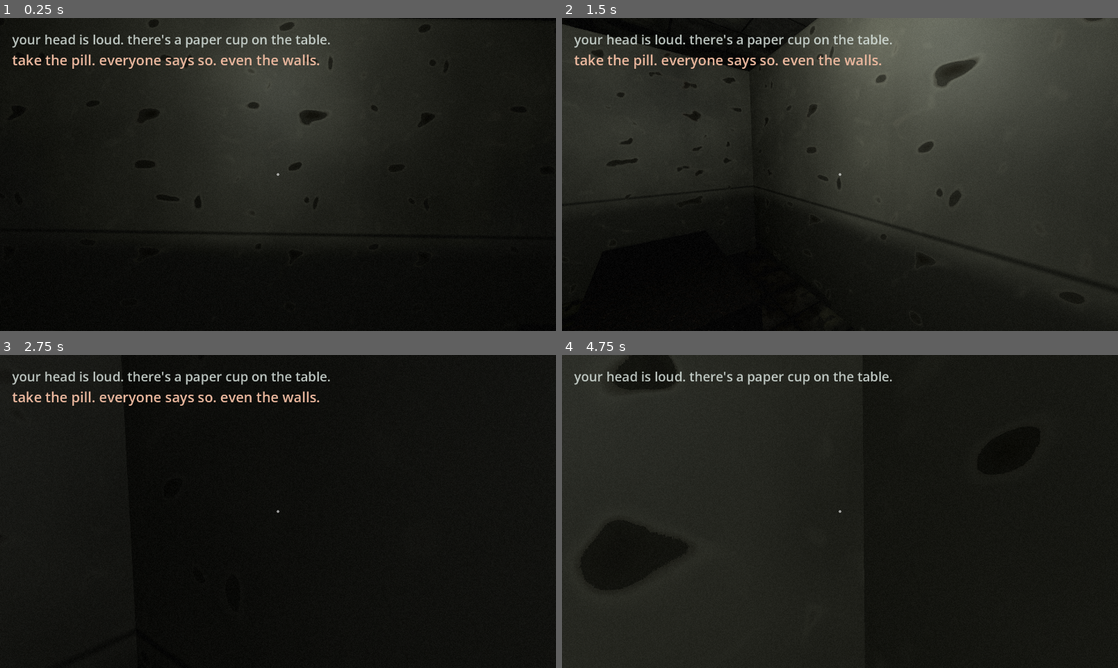
Above: before the commit, frames 1-4 (two rows, left to right).
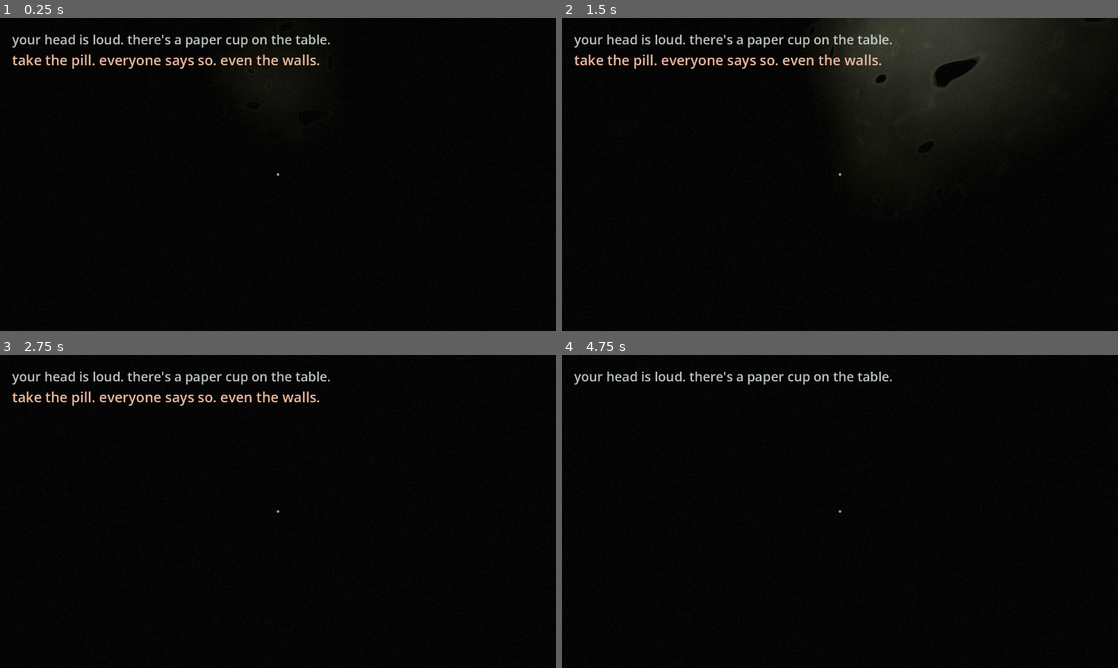
Above: after the commit, the same moments.

Repository: lucy-holm/Ward-B
Game: Godot game, scene res://main.tscn
Two runs of this game, one before a commit and one after it. Both use one fixed random seed, a clock stepped at 60 frames per second and the inputs below.
Inputs (mouse positions are in pixels of both pictures, inside the frame that each line leads up to):
- Up to frame 1 (0.25 s): no input
- Up to frame 2 (1.5 s): tap Enter at 0.5 s; move the mouse to (962, 158) at 0.52 s; hold D (move_right) 0.53-1.28 s; hold E (interact) 0.53-1.28 s; click (962, 158) at 0.67 s; move the mouse to (812, 174) at 1.27 s; hold W (move_forward) from 1.28 s (still down); tap Q (shift_state) at 1.35 s
- Up to frame 3 (2.75 s): keep holding W (move_forward); move the mouse to (289, 505) at 2.02 s; tap 0 at 2.1 s
- Up to frame 4 (4.75 s): keep holding W (move_forward); move the mouse to (834, 517) at 2.77 s; tap 9 at 2.85 s; move the mouse to (878, 514) at 3.52 s; tap Backspace at 3.6 s; move the mouse to (795, 508) at 4.27 s; tap E (interact) at 4.35 s

The runs differ from the first frame. In frame 1, 34% of the frame differs, in the area x 13-88%, y 0-73%; in frame 2, 63%, in the area x 0-100%, y 0-99%; in frame 3, less than 0.1%; in frame 4, 49%.

Commit message:
Fix the unmedicated ward being bright: a camera Environment override
"Still not dark" was not a tuning problem. player.tscn's Camera3D carried a
leftover placeholder Environment, and Camera3D.environment OVERRIDES
WorldEnvironment outright. The game therefore rendered with default linear
tonemapping at exposure 1.0, no fog and no glow, while main.gd faithfully wrote
every MOOD value into a WorldEnvironment that never drew a single pixel.

Measured at the room-1 spawn, same build, same camera, same lights:
  real game   (42,43,36)
  shoot.gd     (4,5,1)
After removing the override the game measures (11,12,8) and the browser (5,5,4).

WHY IT SURVIVED SO LONG

tools/shoot.gd loads a ROOM scene and builds its own Camera3D and
WorldEnvironment mirroring main.tscn. It never instantiates the player, so it
had no camera override and every screenshot rendered the mood correctly. Each
"make it darker" pass was tuning an image nobody was playing, and each one
looked verified. test_flicker asserts on light_energy VALUES, which were
correct throughout; check_rooms never instantiates the player.

Two guards, both proven against the bug before committing:
 * test_mechanics gains _test_no_camera_environment_override, asserting the
   camera the game plays through does not shadow WorldEnvironment. Confirmed
   to FAIL when the override is reintroduced.
 * tools/shoot_game.tscn renders the REAL main.tscn (its player camera, its
   WorldEnvironment) and hard-errors if an override is present.
 * tools/shoot_web.mjs screenshots an actual browser against the deployed
   build — the only check that sees what the player sees.

REVERTED: room 1's fittings, moved to z 1.5/3.5 last commit to kill a "blown
out wall at spawn". That was misdiagnosed — the wall was blown out by the
placeholder environment, not by fixture placement. With the override gone the
original z 2/5 placement is correctly dim, and 1.5/3.5 left the spawn too dark
to find the paper cup.

ALSO: a stale-deploy guard in deploy_tailnet.sh.

nginx runs gzip_static, so it serves index.pck.gz / index.wasm.gz in preference
to the real files for any browser. Exporting with the raw `--export-release`
command instead of this script refreshed the uncompressed files and left
hour-old .gz next to them, so a playtest session ran an old build — and
verify_desktop.mjs passed against it, because its assertions were true of both
builds. The script now verifies every .gz decompresses to its source and that
nginx serves exactly what was just built, failing loudly on either.

check_rooms 7/7, test_mechanics 26/26, test_flicker OK. Orderly confirmed
visible and mid-stride in room 4 through the real-game harness.

Co-Authored-By: Claude <noreply@anthropic.com>

Diff:
--- a/godot/main.gd
+++ b/godot/main.gd
@@ -64,6 +64,20 @@
 # come part-way back (0.10 -> 0.30, 0.30 -> 0.42) rather than all the way.
 #
 # Verified on room 1 spawn AND room 4 centre, in both states.
+#
+# AND VERIFY THROUGH THE REAL GAME, NOT tools/shoot.gd.
+#
+# None of this reached the screen for the entire life of the port: player.tscn's
+# Camera3D carried a placeholder Environment, and Camera3D.environment overrides
+# WorldEnvironment outright, so the game rendered at default linear tonemapping
+# and exposure 1.0 with no fog while these values were written to an
+# Environment that never drew a pixel. shoot.gd builds its own camera and
+# environment, so every screenshot looked correctly dark and the successive
+# "make it darker" passes were tuning an image nobody was playing — at the
+# room-1 spawn, game (42,43,36) vs harness (4,5,1).
+#
+# Use tools/shoot_game.tscn (real main.tscn) or tools/shoot_web.mjs (real
+# browser) for any judgement about how dark the ward actually is.
 const MOOD := {
 	StateManager.State.LUCID: {
 		"fog": Color(0.843, 0.894, 0.875),
--- a/godot/player/player.tscn
+++ b/godot/player/player.tscn
@@ -1,12 +1,9 @@
-[gd_scene load_steps=4 format=3 uid="uid://bwardbplayer01"]
+[gd_scene load_steps=3 format=3 uid="uid://bwardbplayer01"]
 
 [ext_resource type="Script" path="res://player/player.gd" id="1_player"]
 
 [sub_resource type="BoxShape3D" id="BoxShape3D_player"]
 size = Vector3(0.7, 1.62, 0.7)
-
-[sub_resource type="Environment" id="Environment_placeholder"]
-background_mode = 1
 
 [node name="Player" type="CharacterBody3D"]
 collision_layer = 1
@@ -19,7 +16,14 @@
 
 [node name="Camera3D" type="Camera3D" parent="."]
 transform = Transform3D(1, 0, 0, 0, 1, 0, 0, 0, 1, 0, 1.62, 0)
-environment = SubResource("Environment_placeholder")
+; NO `environment` HERE. Camera3D.environment OVERRIDES WorldEnvironment
+; outright. A placeholder Environment left on this camera meant the game
+; rendered with default linear tonemapping at exposure 1.0, no fog and no
+; glow, while main.gd dutifully wrote every MOOD value into a
+; WorldEnvironment that was never used to draw a single pixel. The ward was
+; bright and flat in play no matter what the lighting values said, and every
+; tools/shoot.gd still looked correct because that harness builds its own
+; WorldEnvironment and has no camera override. Do not reintroduce this.
 fov = 72.0
 near = 0.05
 far = 100.0
--- /dev/null
+++ b/godot/tools/shoot_game.gd
@@ -0,0 +1,66 @@
+# Screenshot THE REAL GAME — main.tscn, its player camera, its WorldEnvironment.
+#
+#   godot --path godot --resolution 1280x720 tools/shoot_game.tscn -- <name> [seconds] [room_id]
+#
+# WHY THIS EXISTS, AND WHY tools/shoot.gd IS NOT ENOUGH.
+#
+# shoot.gd loads a ROOM scene in isolation and builds its own Camera3D and
+# WorldEnvironment that mirror main.tscn by hand. That makes it fast and handy
+# for framing a prop, but it is structurally blind to anything living outside
+# the room scene — and it silently "corrects" bugs in the real rig.
+#
+# It hid a big one. player.tscn's Camera3D carried a leftover placeholder
+# Environment, and Camera3D.environment OVERRIDES WorldEnvironment outright.
+# The whole game rendered at default linear tonemapping, exposure 1.0, no fog,
+# no glow, while main.gd wrote every MOOD value into a WorldEnvironment that
+# never drew a pixel. shoot.gd renders no player camera, so every screenshot
+# looked correctly dark; the game was bright and flat for the entire life of
+# the port, and successive "make it darker" passes tuned an image nobody was
+# playing. Measured at the room-1 spawn: game (42,43,36) vs harness (4,5,1).
+#
+# RULE: if a judgement is about how the game LOOKS, take the shot here (or in
+# a browser via tools/shoot_web.mjs). shoot.gd is for framing, not for verdicts.
+extends Node
+
+func _ready() -> void:
+	var args := OS.get_cmdline_user_args()
+	var shot_name: String = args[0] if args.size() > 0 else "game"
+	var seconds: float = float(args[1]) if args.size() > 1 else 6.0
+	var room_id: String = args[2] if args.size() > 2 else ""
+
+	var game: Node = load("res://main.tscn").instantiate()
+	add_child(game)
+	await get_tree().create_timer(seconds).timeout
+
+	if not room_id.is_empty() and game.has_method("load_room"):
+		game.load_room(room_id)
+		# Room load rebuilds lights and re-runs the mood; give it time to settle.
+		await get_tree().create_timer(2.5).timeout
+
+	# Report what is ACTUALLY governing the render, not what we hope is.
+	var cam := _find_active_camera(game)
+	if cam != null and cam.environment != null:
+		push_error("Camera3D '%s' has an environment override — it is shadowing "
+			% cam.name + "WorldEnvironment and MOOD is not reaching the screen.")
+	var we: WorldEnvironment = game.get_node_or_null("WorldEnvironment")
+	if we != null and we.environment != null:
+		var e := we.environment
+		print("env: ambient=%.4f exposure=%.3f fog=%.1f..%.1f tonemap=%d" % [
+			e.ambient_light_energy, e.tonemap_exposure,
+			e.fog_depth_begin, e.fog_depth_end, e.tonemap_mode])
+
+	DirAccess.make_dir_recursive_absolute("res://.artifacts")
+	var img := get_viewport().get_texture().get_image()
+	img.save_png("res://.artifacts/%s.png" % shot_name)
+	print("wrote res://.artifacts/%s.png (%dx%d)" % [shot_name, img.get_width(), img.get_height()])
+	get_tree().quit(0)
+
+
+func _find_active_camera(node: Node) -> Camera3D:
+	if node is Camera3D and (node as Camera3D).current:
+		return node as Camera3D
+	for child in node.get_children():
+		var c := _find_active_camera(child)
+		if c != null:
+			return c
+	return null
--- /dev/null
+++ b/godot/tools/shoot_game.tscn
@@ -0,0 +1,6 @@
+[gd_scene load_steps=2 format=3 uid="uid://bwardbshootgame"]
+
+[ext_resource type="Script" path="res://tools/shoot_game.gd" id="1_sg"]
+
+[node name="ShootGame" type="Node"]
+script = ExtResource("1_sg")
--- a/godot/tools/test_mechanics.gd
+++ b/godot/tools/test_mechanics.gd
@@ -19,8 +19,38 @@
 	_test_trap_guard()
 	_test_axis_separated_slide()
 	_test_pill_economy()
+	_test_no_camera_environment_override()
 	await _test_orderly_patrols()
 	_finish()
+
+
+# THE MOOD MUST ACTUALLY REACH THE SCREEN.
+#
+# Camera3D.environment OVERRIDES WorldEnvironment completely. player.tscn's
+# camera shipped with a leftover placeholder Environment on it, so the game
+# rendered at default linear tonemapping, exposure 1.0, no fog and no glow,
+# while main.gd faithfully wrote every MOOD value into a WorldEnvironment that
+# never drew a single pixel. The unmedicated ward was bright and flat for the
+# entire life of the port.
+#
+# Nothing caught it. check_rooms never instantiates the player; test_flicker
+# asserts on light_energy VALUES rather than pixels, which stayed correct the
+# whole time; and tools/shoot.gd builds its own camera and environment, so
+# every screenshot rendered the mood correctly and looked like proof.
+#
+# An override is legitimate in principle, so this asserts the specific thing
+# that is not: the camera the game plays through must not shadow the
+# WorldEnvironment that main.gd drives.
+func _test_no_camera_environment_override() -> void:
+	var player: Node = load("res://player/player.tscn").instantiate()
+	var cam: Camera3D = player.get_node_or_null("Camera3D")
+	_check(cam != null, "player.tscn must have a Camera3D")
+	if cam != null:
+		_check(
+			cam.environment == null,
+			"player camera must NOT carry an Environment override — it shadows "
+			+ "WorldEnvironment and MOOD never reaches the screen")
+	player.free()
 
 
 func _check(cond: bool, what: String) -> void:
Not shown, added: godot/tools/shoot_game.gd.uid
Not shown, changed: godot/tools/deploy_tailnet.sh
Not shown, changed: godot/tools/gen_rooms.py
Not shown, added: godot/tools/shoot_web.mjs
